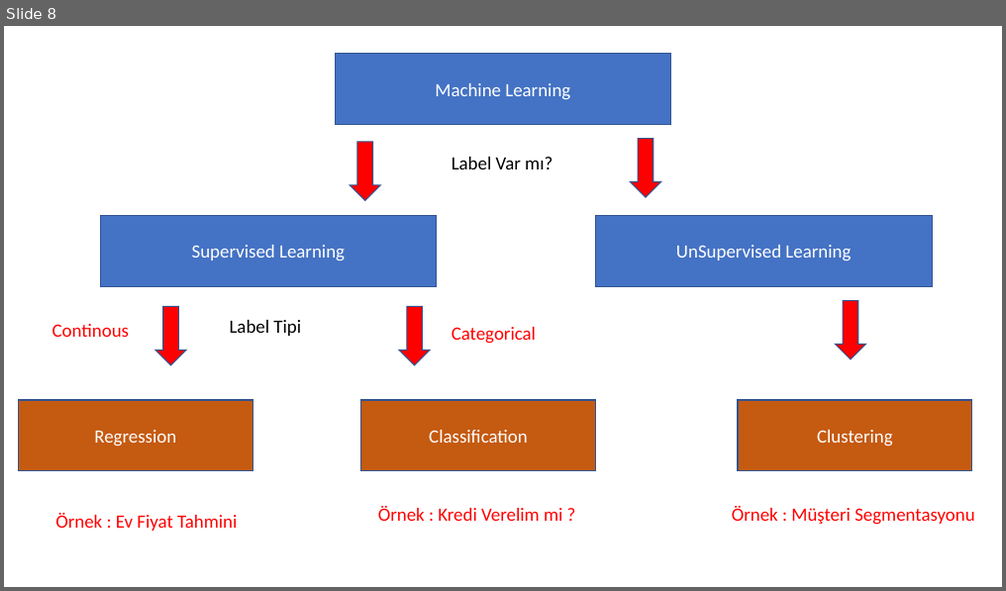
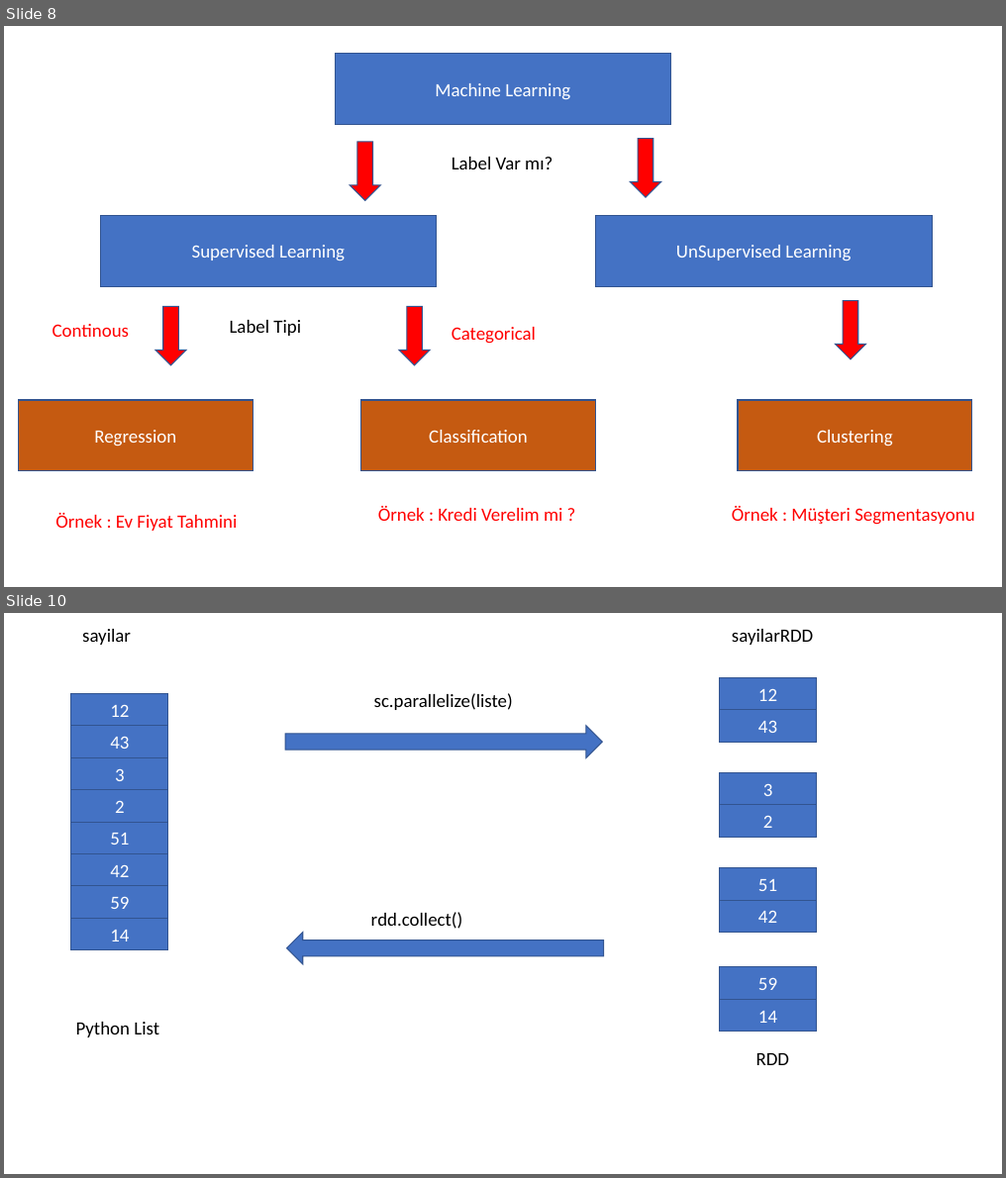
Before and after one commit to busranurorhan/vodafone-bigdata, a slide deck: slides/SparkML.pptx. Shown one above the other, each under a label of ours: slide 8 before the commit, slides 8 and 10 after it; the slides between them are not shown. The pictures are 1006x591 and 1006x1178 pixels, drawn with LibreOffice and Linux fonts; fonts in the diff are those of the drawing. Boxes give left, top, right and bottom in pixels: in the first picture for what was removed or moved away, otherwise in the second. Text is boxed around its words. In the diff, an @@ line names an element or a change of style, - is before the commit and + after.

```diff
--- a/slides/SparkML.pptx
+++ b/slides/SparkML.pptx
@@ slide 10 added at box(4, 613, 1002, 1174), background #FFFFFF @@
@@ text added at box(82, 629, 131, 645), 18 pt, text #000000 @@
+sayilar
@@ text added at box(732, 629, 813, 645), 18 pt, text #000000 @@
+sayilarRDD
@@ rectangle added at box(71, 694, 168, 726), fill #4472C4, outline #325491 1 pt, 18 pt, text #FFFFFF @@
+12
@@ text added at box(374, 693, 513, 710), 18 pt, text #000000 @@
+sc.parallelize(liste)
@@ rectangle added at box(720, 677, 817, 710), fill #4472C4, outline #325491 1 pt, 18 pt, text #FFFFFF @@
+12
@@ rectangle added at box(71, 726, 168, 759), fill #4472C4, outline #325491 1 pt, 18 pt, text #FFFFFF @@
+43
@@ right arrow added at box(285, 726, 602, 759), fill #4472C4, outline #325491 1 pt @@
@@ rectangle added at box(720, 710, 817, 742), fill #4472C4, outline #325491 1 pt, 18 pt, text #FFFFFF @@
+43
@@ rectangle added at box(71, 759, 168, 790), fill #4472C4, outline #325491 1 pt, 18 pt, text #FFFFFF @@
+3
@@ rectangle added at box(71, 789, 168, 822), fill #4472C4, outline #325491 1 pt, 18 pt, text #FFFFFF @@
+2
@@ rectangle added at box(720, 773, 817, 805), fill #4472C4, outline #325491 1 pt, 18 pt, text #FFFFFF @@
+3
@@ rectangle added at box(720, 805, 817, 837), fill #4472C4, outline #325491 1 pt, 18 pt, text #FFFFFF @@
+2
@@ rectangle added at box(71, 822, 168, 854), fill #4472C4, outline #325491 1 pt, 18 pt, text #FFFFFF @@
+51
@@ rectangle added at box(71, 854, 168, 886), fill #4472C4, outline #325491 1 pt, 18 pt, text #FFFFFF @@
+42
@@ rectangle added at box(720, 868, 817, 900), fill #4472C4, outline #325491 1 pt, 18 pt, text #FFFFFF @@
+51
@@ rectangle added at box(71, 886, 168, 919), fill #4472C4, outline #325491 1 pt, 18 pt, text #FFFFFF @@
+59
@@ rectangle added at box(720, 900, 817, 933), fill #4472C4, outline #325491 1 pt, 18 pt, text #FFFFFF @@
+42
@@ rectangle added at box(71, 919, 168, 951), fill #4472C4, outline #325491 1 pt, 18 pt, text #FFFFFF @@
+14
@@ right arrow added at box(287, 933, 604, 964), fill #4472C4, outline #325491 1 pt @@
@@ text added at box(371, 912, 463, 929), 18 pt, text #000000 @@
+rdd.collect()
@@ rectangle added at box(720, 967, 817, 999), fill #4472C4, outline #325491 1 pt, 18 pt, text #FFFFFF @@
+59
@@ text added at box(76, 1022, 159, 1038), 18 pt, text #000000 @@
+Python List
@@ rectangle added at box(720, 999, 817, 1032), fill #4472C4, outline #325491 1 pt, 18 pt, text #FFFFFF @@
+14
@@ text added at box(756, 1054, 789, 1065), 18 pt, text #000000 @@
+RDD
```
Also in this commit, not shown: 8 other slides added.
